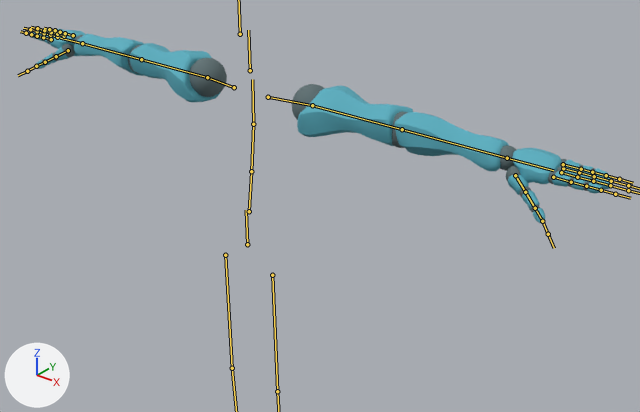
One commit to the FBX model Assets/Art/Character/YBOT_Arms.fbx: the scene before it, then after it.
Before and after are seen from a camera (50 mm lens) standing at (1.541, -1.6, 2.19) and looking at (0.231, 0.038, 1.175). Arrows for +X, +Y and +Z are at lower left; the lights stay in place. The bones that bend it are drawn over the model as lines.

Objects in the first picture: 'Alpha_Joints', 'Alpha_Surface'.
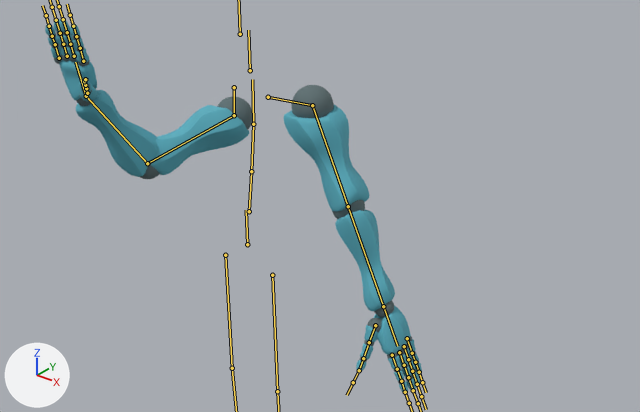
The newer file adds an action. The first version stands in its rest pose; the second is drawn at frame 1 of the action 'Armature|RightArmReady'.

Where the change shows, as pixel boxes [x1, y1, x2, y2] in the pictures (640 x 412 px):
'Alpha_Surface', posed (35% narrower, 91% taller): before [30, 28, 612, 223]; after [45, 19, 422, 393]
'Alpha_Joints', posed (34% narrower, 93% taller): before [35, 30, 596, 212]; after [49, 31, 419, 384]
bone 'mixamorig:LeftArm', root to tip: before (312, 105) to (402, 129); after (312, 105) to (348, 206)
bone 'mixamorig:RightShoulder', root to tip: before (234, 87) to (207, 77); after (234, 87) to (234, 115)
bone 'mixamorig:RightArm', root to tip: before (207, 77) to (141, 59); after (234, 115) to (147, 163)
bone 'mixamorig:RightForeArm', root to tip: before (141, 59) to (82, 43); after (147, 163) to (86, 96)
bone 'mixamorig:RightHand', root to tip: before (82, 43) to (60, 38); after (86, 96) to (75, 62)

The change in detail:
Bone 'mixamorig:LeftArm' (bone_mixamorig_leftarm) turns from (0, 0, 0) to (62, -3, 1) degrees about its own x, y and z.
Bone 'mixamorig:RightShoulder' (bone_mixamorig_rightshoulder) turns from (0, 0, 0) to (69, -30, -22) degrees about its own x, y and z.
Bone 'mixamorig:RightArm' (bone_mixamorig_rightarm) turns from (0, 0, 0) to (-33, -3, -64) degrees about its own x, y and z.
Bone 'mixamorig:RightForeArm' (bone_mixamorig_rightforearm) turns from (0, 0, 0) to (-36, -10, -69) degrees about its own x, y and z.
Bone 'mixamorig:RightHand' (bone_mixamorig_righthand) turns from (0, 0, 0) to (3, -33, -26) degrees about its own x, y and z.
